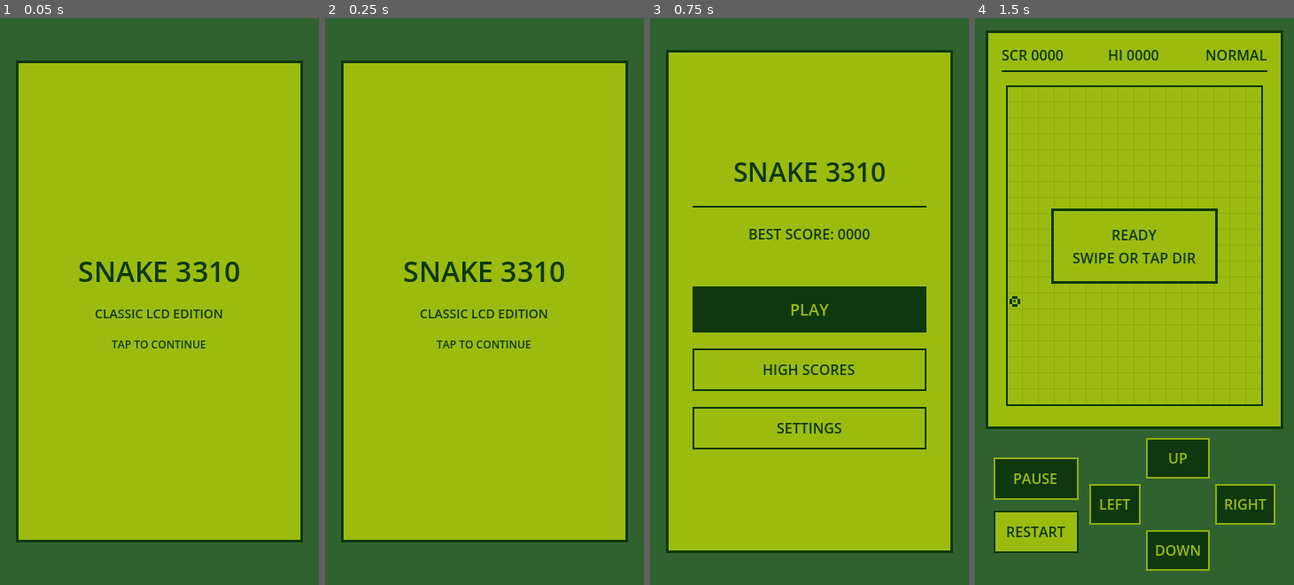
Above: before the commit, frames 1-4 (left to right).
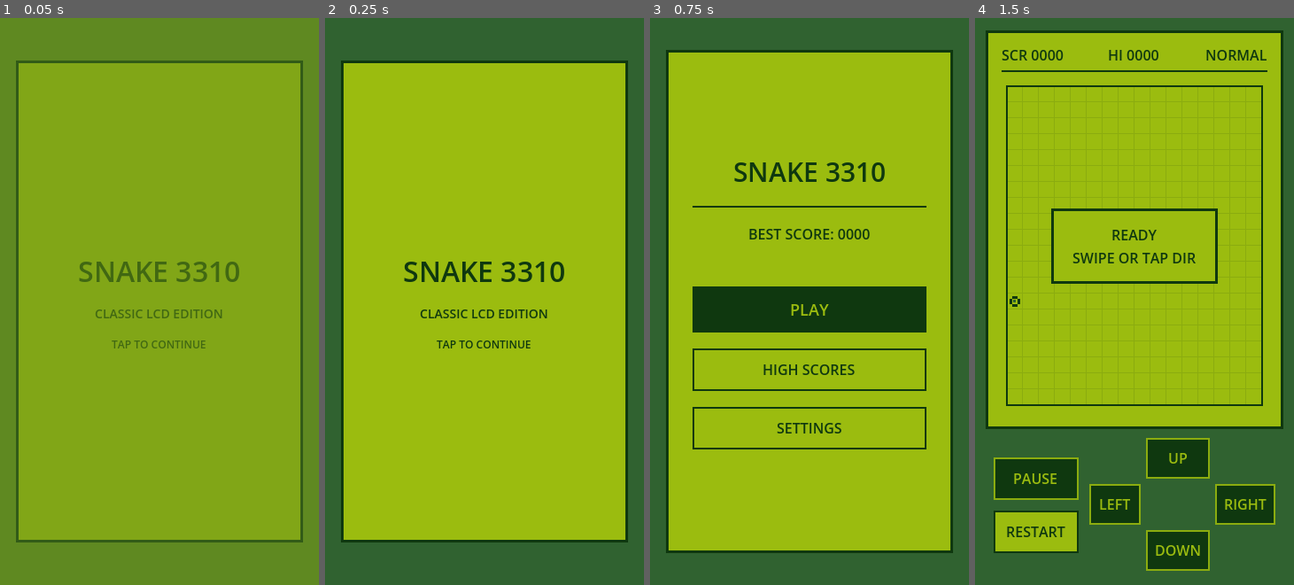
Above: after the commit, the same moments.

Repository: wiwiwinter/snake-3310-game
Game: Godot game, scene res://scenes/main/main.tscn
Same seed, same stepped clock (60 frames per second), same inputs: the game is played once before the commit and once after it.
Inputs (mouse positions are in pixels of both pictures, inside the frame that each line leads up to):
- Up to frame 1 (0.05 s): no input
- Up to frame 2 (0.25 s): no input
- Up to frame 3 (0.75 s): tap Enter (ui_accept) at 0.5 s; move the mouse to (879, 273) at 0.52 s; hold Right (move_right) from 0.53 s (still down); click (879, 273) at 0.67 s
- Up to frame 4 (1.5 s): tap Enter (ui_accept) at 0.77 s; release Right (move_right) at 1.25 s; click "RESTART" at 1.25 s

The runs differ from the first frame. In frame 1, 99% of the frame differs, in the area x 0-100%, y 0-100%; in frame 2, nothing differs; in frame 3, nothing differs; in frame 4, nothing differs.

Commit message:
feat(audio): complete Phase 7 procedural retro SFX, music loop, and visual polish

Diff:
--- a/scripts/core/main.gd
+++ b/scripts/core/main.gd
@@ -1,6 +1,6 @@
 class_name Main
 extends Control
-## Root screen router managing Splash, Main Menu, Game, Settings, and High Scores.
+## Root screen router managing Splash, Main Menu, Game, Settings, High Scores, and AudioManager.
 
 enum Screen {
 	SPLASH,
@@ -17,24 +17,32 @@
 @onready var high_score_screen: HighScoreScreen = %HighScoreScreen
 
 var score_manager: ScoreManager
+var audio_manager: AudioManager
 var current_screen: Screen = Screen.SPLASH
+var _screen_tween: Tween
 
 
 func _ready() -> void:
 	theme = LcdTheme.create_theme()
 	score_manager = ScoreManager.new()
-	game_scene.configure(score_manager)
+
+	audio_manager = AudioManager.new()
+	add_child(audio_manager)
+	audio_manager.apply_settings(score_manager.sfx_enabled, score_manager.music_enabled)
+
+	game_scene.configure(score_manager, audio_manager)
 
 	splash_screen.finished.connect(show_main_menu)
-	main_menu.play_requested.connect(show_game)
-	main_menu.high_scores_requested.connect(show_high_scores)
-	main_menu.settings_requested.connect(show_settings)
-	settings_screen.back_requested.connect(show_main_menu)
-	high_score_screen.back_requested.connect(show_main_menu)
-	game_scene.menu_requested.connect(show_main_menu)
+	main_menu.play_requested.connect(_on_play_requested)
+	main_menu.high_scores_requested.connect(_on_high_scores_requested)
+	main_menu.settings_requested.connect(_on_settings_requested)
+	settings_screen.back_requested.connect(_on_back_to_menu)
+	settings_screen.audio_settings_changed.connect(_on_audio_settings_changed)
+	high_score_screen.back_requested.connect(_on_back_to_menu)
+	game_scene.menu_requested.connect(_on_back_to_menu)
 
 	show_splash()
-	print("Snake 3310 initialized (Phase 6: UI/UX & Navigation).")
+	print("Snake 3310 initialized (Phase 7: Audio & Polish).")
 
 
 func show_splash() -> void:
@@ -61,6 +69,36 @@
 	high_score_screen.refresh(score_manager)
 
 
+func _on_play_requested() -> void:
+	audio_manager.play_click()
+	show_game()
+
+
+func _on_high_scores_requested() -> void:
+	audio_manager.play_click()
+	show_high_scores()
+
+
+func _on_settings_requested() -> void:
+	audio_manager.play_click()
+	show_settings()
+
+
+func _on_back_to_menu() -> void:
+	audio_manager.play_click()
+	show_main_menu()
+
+
+func _on_audio_settings_changed() -> void:
+	audio_manager.apply_settings(score_manager.sfx_enabled, score_manager.music_enabled)
+	audio_manager.play_click()
+
+
+func _exit_tree() -> void:
+	if _screen_tween != null and _screen_tween.is_valid():
+		_screen_tween.kill()
+
+
 func _switch_screen(target: Screen) -> void:
 	current_screen = target
 	splash_screen.visible = (target == Screen.SPLASH)
@@ -68,3 +106,27 @@
 	game_scene.visible = (target == Screen.GAME)
 	settings_screen.visible = (target == Screen.SETTINGS)
 	high_score_screen.visible = (target == Screen.HIGH_SCORES)
+
+	# Subtle 120ms fade-in for crisp retro LCD screen transitions.
+	var active_node: Control = _get_screen_node(target)
+	if active_node != null and active_node.is_inside_tree():
+		if _screen_tween != null and _screen_tween.is_valid():
+			_screen_tween.kill()
+		active_node.modulate.a = 0.25
+		_screen_tween = create_tween()
+		_screen_tween.tween_property(active_node, "modulate:a", 1.0, 0.12)
+
+
+func _get_screen_node(screen: Screen) -> Control:
+	match screen:
+		Screen.SPLASH:
+			return splash_screen
+		Screen.MAIN_MENU:
+			return main_menu
+		Screen.GAME:
+			return game_scene
+		Screen.SETTINGS:
+			return settings_screen
+		Screen.HIGH_SCORES:
+			return high_score_screen
+	return null
--- a/scripts/gameplay/board_renderer.gd
+++ b/scripts/gameplay/board_renderer.gd
@@ -8,10 +8,30 @@
 var _snake_cells: Array[Vector2i] = []
 var _snake_direction: Vector2i = GameConfig.INITIAL_DIRECTION
 var _food_cell: Vector2i = Vector2i(-1, -1)
+var _flash_timer: float = 0.0
+var _flash_is_collision: bool = false
 
 
 func _ready() -> void:
 	_update_board_size()
+	queue_redraw()
+
+
+func _process(delta: float) -> void:
+	if _flash_timer > 0.0:
+		_flash_timer = maxf(0.0, _flash_timer - delta)
+		queue_redraw()
+
+
+func trigger_eat_flash() -> void:
+	_flash_is_collision = false
+	_flash_timer = 0.12
+	queue_redraw()
+
+
+func trigger_collision_flash() -> void:
+	_flash_is_collision = true
+	_flash_timer = 0.24
 	queue_redraw()
 
 
@@ -46,8 +66,14 @@
 
 	var board_size: Vector2 = _grid.get_board_pixel_size()
 
-	# 1. LCD playfield background
-	draw_rect(Rect2(Vector2.ZERO, board_size), GameConfig.COLOR_LCD_BG, true)
+	# 1. LCD playfield background (briefly inverted/tinted on collision or eat feedback)
+	var bg_color: Color = GameConfig.COLOR_LCD_BG
+	if _flash_timer > 0.0:
+		if _flash_is_collision and int(_flash_timer * 25.0) % 2 == 0:
+			bg_color = GameConfig.COLOR_LCD_DARK
+		elif not _flash_is_collision:
+			bg_color = GameConfig.COLOR_LCD_LIGHT
+	draw_rect(Rect2(Vector2.ZERO, board_size), bg_color, true)
 
 	# 2. Subtle pixel grid lines
 	if show_grid_lines:
--- a/scripts/gameplay/game_scene.gd
+++ b/scripts/gameplay/game_scene.gd
@@ -32,6 +32,7 @@
 var grid: GridSystem
 var session: SnakeGameSession
 var score_manager: ScoreManager
+var audio_manager: AudioManager
 var move_interval: float = GameConfig.DEFAULT_MOVE_INTERVAL
 
 var _swipe_detector: SwipeDetector = SwipeDetector.new()
@@ -55,8 +56,9 @@
 	start_new_game(false)
 
 
-func configure(p_score_manager: ScoreManager) -> void:
+func configure(p_score_manager: ScoreManager, p_audio_manager: AudioManager = null) -> void:
 	score_manager = p_score_manager
+	audio_manager = p_audio_manager
 	move_interval = score_manager.get_move_interval()
 
 
@@ -154,9 +156,22 @@
 	while _move_accumulator >= move_interval:
 		_move_accumulator -= move_interval
 		var result: SnakeGameSession.TickResult = session.tick()
-		if result == SnakeGameSession.TickResult.ATE_FOOD or result == SnakeGameSession.TickResult.BOARD_CLEARED:
+		if result == SnakeGameSession.TickResult.ATE_FOOD:
 			if score_manager.add_points():
 				_achieved_new_record = true
+			board_renderer.trigger_eat_flash()
+			if audio_manager != null:
+				audio_manager.play_eat()
+		elif result == SnakeGameSession.TickResult.BOARD_CLEARED:
+			if score_manager.add_points():
+				_achieved_new_record = true
+			board_renderer.trigger_eat_flash()
+			if audio_manager != null:
+				audio_manager.play_win()
+		elif result == SnakeGameSession.TickResult.GAME_OVER_WALL or result == SnakeGameSession.TickResult.GAME_OVER_SELF:
+			board_renderer.trigger_collision_flash()
+			if audio_manager != null:
+				audio_manager.play_game_over()
 		_sync_view(result)
 		if session.state != SnakeGameSession.State.PLAYING:
 			if play_again_button != null and is_visible_in_tree():
--- /dev/null
+++ b/scripts/managers/audio_manager.gd
@@ -0,0 +1,136 @@
+class_name AudioManager
+extends Node
+## Synthesizes and plays original Nokia-inspired piezo SFX and optional chiptune background music.
+
+const SAMPLE_RATE: int = 22050
+
+var sfx_enabled: bool = true
+var music_enabled: bool = true
+
+var _sfx_player: AudioStreamPlayer
+var _music_player: AudioStreamPlayer
+
+var _clip_eat: AudioStreamWAV
+var _clip_click: AudioStreamWAV
+var _clip_game_over: AudioStreamWAV
+var _clip_win: AudioStreamWAV
+var _clip_music: AudioStreamWAV
+
+
+func _ready() -> void:
+	_sfx_player = AudioStreamPlayer.new()
+	_sfx_player.volume_db = -8.0
+	add_child(_sfx_player)
+
+	_music_player = AudioStreamPlayer.new()
+	_music_player.volume_db = -18.0
+	add_child(_music_player)
+
+	_clip_eat = _build_sequence([Vector2(660.0, 0.045), Vector2(990.0, 0.055)], 0.35)
+	_clip_click = _build_sequence([Vector2(880.0, 0.03)], 0.25)
+	_clip_game_over = _build_sequence([
+		Vector2(440.0, 0.11),
+		Vector2(330.0, 0.11),
+		Vector2(220.0, 0.18),
+	], 0.35)
+	_clip_win = _build_sequence([
+		Vector2(523.25, 0.08),
+		Vector2(659.25, 0.08),
+		Vector2(783.99, 0.08),
+		Vector2(1046.50, 0.16),
+	], 0.35)
+
+	# Original 8-note retro chiptune loop (C-major pentatonic pulse).
+	_clip_music = _build_sequence([
+		Vector2(261.63, 0.18), Vector2(0.0, 0.04),
+		Vector2(329.63, 0.18), Vector2(0.0, 0.04),
+		Vector2(392.00, 0.18), Vector2(0.0, 0.04),
+		Vector2(329.63, 0.18), Vector2(0.0, 0.04),
+		Vector2(293.66, 0.18), Vector2(0.0, 0.04),
+		Vector2(349.23, 0.18), Vector2(0.0, 0.04),
+		Vector2(392.00, 0.18), Vector2(0.0, 0.04),
+		Vector2(293.66, 0.22), Vector2(0.0, 0.08),
+	], 0.18, true)
+
+
+func _exit_tree() -> void:
+	if _sfx_player != null:
+		_sfx_player.stop()
+		_sfx_player.stream = null
+	if _music_player != null:
+		_music_player.stop()
+		_music_player.stream = null
+
+
+func apply_settings(p_sfx_enabled: bool, p_music_enabled: bool) -> void:
+	sfx_enabled = p_sfx_enabled
+	music_enabled = p_music_enabled
+	if _music_player == null:
+		return
+	if music_enabled:
+		if not _music_player.playing and _clip_music != null:
+			_music_player.stream = _clip_music
+			_music_player.play()
+	else:
+		_music_player.stop()
+
+
+func play_eat() -> void:
+	_play_sfx(_clip_eat)
+
+
+func play_click() -> void:
+	_play_sfx(_clip_click)
+
+
+func play_game_over() -> void:
+	_play_sfx(_clip_game_over)
+
+
+func play_win() -> void:
+	_play_sfx(_clip_win)
+
+
+func _play_sfx(clip: AudioStreamWAV) -> void:
+	if not sfx_enabled or _sfx_player == null or clip == null:
+		return
+	_sfx_player.stream = clip
+	_sfx_player.play()
+
+
+func _build_sequence(notes: Array[Vector2], amplitude: float, looping: bool = false) -> AudioStreamWAV:
+	var total_samples: int = 0
+	for n in notes:
+		total_samples += int(round(n.y * float(SAMPLE_RATE)))
+
+	var bytes := PackedByteArray()
+	bytes.resize(total_samples * 2) # 16-bit mono PCM
+
+	var cursor: int = 0
+	for n in notes:
+		var freq: float = n.x
+		var count: int = int(round(n.y * float(SAMPLE_RATE)))
+		for i in range(count):
+			var sample_val: float = 0.0
+			if freq > 0.0:
+				var phase: float = fmod(float(i) * freq / float(SAMPLE_RATE), 1.0)
+				sample_val = amplitude if phase < 0.5 else -amplitude
+				# Tiny 2ms fade-out at note tail prevents audio click artifacts.
+				var tail: int = count - i
+				if tail < 44:
+					sample_val *= float(tail) / 44.0
+			var pcm: int = clampi(int(sample_val * 32767.0), -32768, 32767)
+			bytes[cursor * 2] = pcm & 0xFF
+			bytes[cursor * 2 + 1] = (pcm >> 8) & 0xFF
+			cursor += 1
+
+	var wav := AudioStreamWAV.new()
+	wav.format = AudioStreamWAV.FORMAT_16_BITS
+	wav.mix_rate = SAMPLE_RATE
+	wav.stereo = false
+	wav.data = bytes
+	if looping:
+		wav.loop_mode = AudioStreamWAV.LOOP_FORWARD
+		wav.loop_begin = 0
+		wav.loop_end = total_samples
+	return wav
--- a/scripts/ui/settings_screen.gd
+++ b/scripts/ui/settings_screen.gd
@@ -3,6 +3,7 @@
 ## Settings screen for difficulty, wall behavior, SFX, and music toggles.
 
 signal back_requested
+signal audio_settings_changed
 
 @onready var difficulty_button: Button = %DifficultyButton
 @onready var walls_button: Button = %WallsButton
@@ -54,6 +55,7 @@
 		return
 	_score_manager.set_sfx_enabled(not _score_manager.sfx_enabled)
 	_update_labels()
+	audio_settings_changed.emit()
 
 
 func _on_toggle_music() -> void:
@@ -61,6 +63,7 @@
 		return
 	_score_manager.set_music_enabled(not _score_manager.music_enabled)
 	_update_labels()
+	audio_settings_changed.emit()
 
 
 func _update_labels() -> void:
--- /dev/null
+++ b/tests/test_phase7_audio.gd
@@ -0,0 +1,76 @@
+extends SceneTree
+## Automated headless tests for Phase 7 (AudioManager synthesis, settings gating, BoardRenderer flash).
+
+var _failures: int = 0
+var _main_node: Main
+var _ran: bool = false
+
+
+func _initialize() -> void:
+	var packed: PackedScene = load("res://scenes/main/main.tscn")
+	_assert_true(packed != null, "main.tscn must load cleanly")
+	if packed != null:
+		_main_node = packed.instantiate() as Main
+		root.add_child(_main_node)
+
+
+func _process(_delta: float) -> bool:
+	if _ran:
+		return true
+	_ran = true
+
+	if _main_node != null:
+		_test_audio_manager(_main_node.audio_manager)
+		_test_board_flash(_main_node.game_scene.board_renderer)
+		_main_node.free()
+		_main_node = null
+
+	if _failures == 0:
+		print("PASS: All Phase 7 audio & polish tests succeeded.")
+		quit(0)
+	else:
+		printerr("FAIL: %d Phase 7 test(s) failed." % _failures)
+		quit(1)
+	return true
+
+
+func _assert_true(condition: bool, message: String) -> void:
+	if not condition:
+		printerr("  [FAIL] " + message)
+		_failures += 1
+
+
+func _test_audio_manager(audio: AudioManager) -> void:
+	_assert_true(audio != null, "Main must create AudioManager")
+	if audio == null:
+		return
+
+	_assert_true(audio._clip_eat != null and audio._clip_eat.data.size() > 0, "Eat SFX WAV must have audio samples")
+	_assert_true(audio._clip_click != null and audio._clip_click.data.size() > 0, "Click SFX WAV must have audio samples")
+	_assert_true(audio._clip_game_over != null and audio._clip_game_over.data.size() > 0, "Game Over SFX WAV must have audio samples")
+	_assert_true(audio._clip_win != null and audio._clip_win.data.size() > 0, "Win SFX WAV must have audio samples")
+	_assert_true(audio._clip_music != null and audio._clip_music.data.size() > 0, "Music WAV must have audio samples")
+	_assert_true(audio._clip_music.loop_mode == AudioStreamWAV.LOOP_FORWARD, "Music clip must be looping")
+
+	# Verify settings gating works cleanly without errors
+	audio.apply_settings(false, false)
+	_assert_true(not audio.sfx_enabled and not audio.music_enabled, "Audio settings must update to disabled")
+	audio.play_eat()
+	audio.play_click()
+	audio.play_game_over()
+	audio.play_win()
+
+	audio.apply_settings(true, true)
+	_assert_true(audio.sfx_enabled and audio.music_enabled, "Audio settings must update to enabled")
+	audio.play_click()
+	audio.apply_settings(true, false)
+
+
+func _test_board_flash(board: BoardRenderer) -> void:
+	_assert_true(board != null, "BoardRenderer must exist")
+	if board == null:
+		return
+	board.trigger_eat_flash()
+	_assert_true(board._flash_timer > 0.0 and not board._flash_is_collision, "Eat flash should set non-collision timer")
+	board.trigger_collision_flash()
+	_assert_true(board._flash_timer > 0.0 and board._flash_is_collision, "Collision flash should set collision timer")
Not shown, added: scripts/managers/audio_manager.gd.uid
Not shown, added: tests/test_phase7_audio.gd.uid
Not shown, changed: CHANGELOG.md
Not shown, changed: DEVELOPMENT_PLAN.md
Not shown, changed: GUIDE.md
